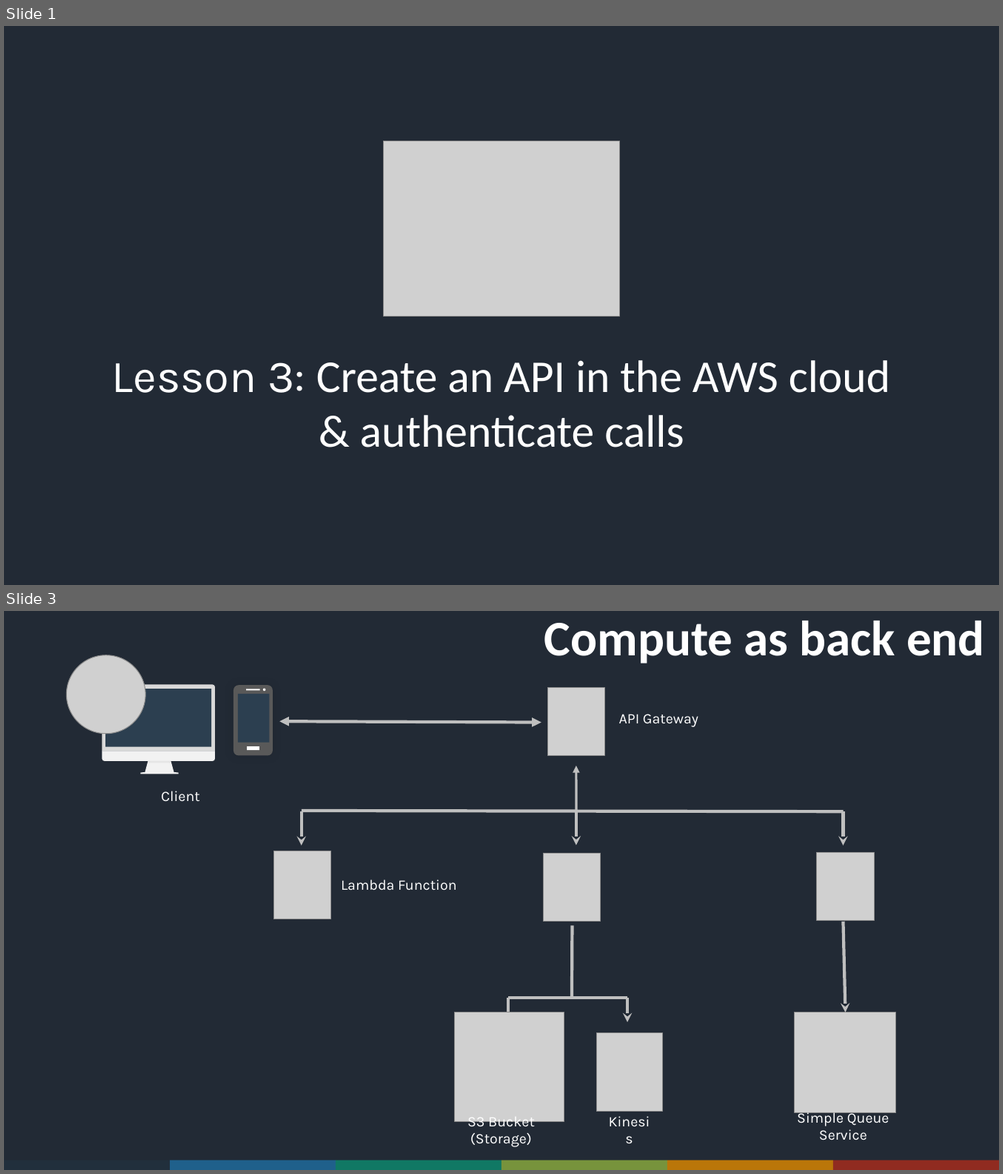
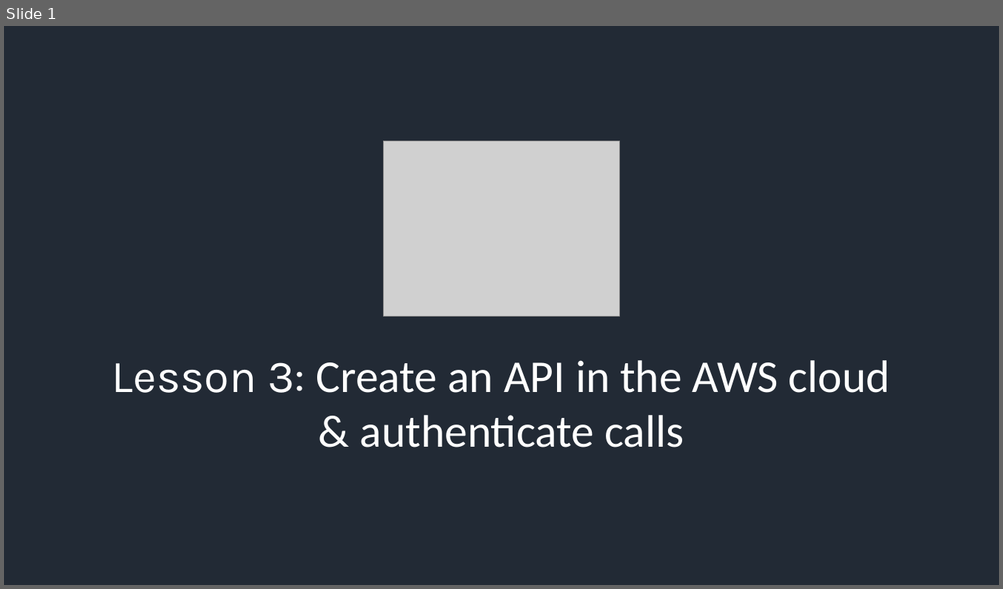
Before and after one commit to ACloudGuru/serverless-workshop, a slide deck: lesson-3/Slides.pptx. Shown one above the other, each under a label of ours: slides 1 and 3 before the commit, slide 1 after it; the slides between them are not shown. The pictures are 1003x1174 and 1003x589 pixels, drawn with LibreOffice and Linux fonts; fonts in the diff are those of the drawing; grey boxes stand for pictures; background and template pictures are left out. Boxes give left, top, right and bottom in pixels: in the first picture for what was removed or moved away, otherwise in the second. Text is boxed around its words. In the diff, an @@ line names an element or a change of style, - is before the commit and + after.

```diff
--- a/lesson-3/Slides.pptx
+++ b/lesson-3/Slides.pptx
@@ slide 3 removed at <box>4,611,999,1170</box>, background #222A35 @@
@@ text removed at <box>544,621,984,664</box> @@
-Compute as back end
@@ picture removed at <box>67,655,146,733</box> @@
@@ picture removed at <box>547,688,605,756</box> @@
@@ double arrow removed from (279, 721) to (541, 722) @@
@@ text removed at <box>619,714,698,727</box> @@
-API Gateway
@@ group removed at <box>102,685,214,775</box>: 4 freeform shapes, 1 rectangle @@
@@ group removed at <box>234,685,273,755</box>: 2 freeform shapes, 2 rectangles, 1 ellipse @@
@@ arrow removed from (576, 817) to (576, 766) @@
@@ text removed at <box>161,791,200,802</box> @@
-Client
@@ arrow removed from (301, 811) to (301, 846) @@
@@ line removed from (301, 811) to (843, 812) @@
@@ arrow removed from (576, 811) to (576, 846) @@
@@ arrow removed from (843, 811) to (843, 846) @@
@@ picture removed at <box>273,851,331,919</box> @@
@@ picture removed at <box>543,854,601,921</box> @@
@@ picture removed at <box>817,853,874,920</box> @@
@@ text removed at <box>341,880,456,891</box> @@
-Lambda Function
@@ arrow removed from (843, 921) to (845, 1012) @@
@@ line removed from (572, 999) to (572, 925) @@
@@ line removed from (509, 998) to (628, 998) @@
@@ arrow removed from (509, 998) to (509, 1023) @@
@@ arrow removed from (627, 998) to (627, 1023) @@
@@ picture removed at <box>455,1012,564,1122</box> @@
@@ picture removed at <box>794,1012,896,1113</box> @@
@@ picture removed at <box>597,1034,662,1112</box> @@
@@ text removed at <box>467,1118,535,1147</box> @@
-S3 Bucket (Storage)
@@ text removed at <box>598,1109,660,1135</box> @@
-Kinesis
@@ text removed at <box>797,1110,889,1141</box> @@
-Simple Queue Service
@@ group removed at <box>5,1161,999,1170</box>: 6 rectangles @@
```
Also in this commit, not shown: 3 slides changed, 5 slides added, 4 other slides removed, 3 other files.
